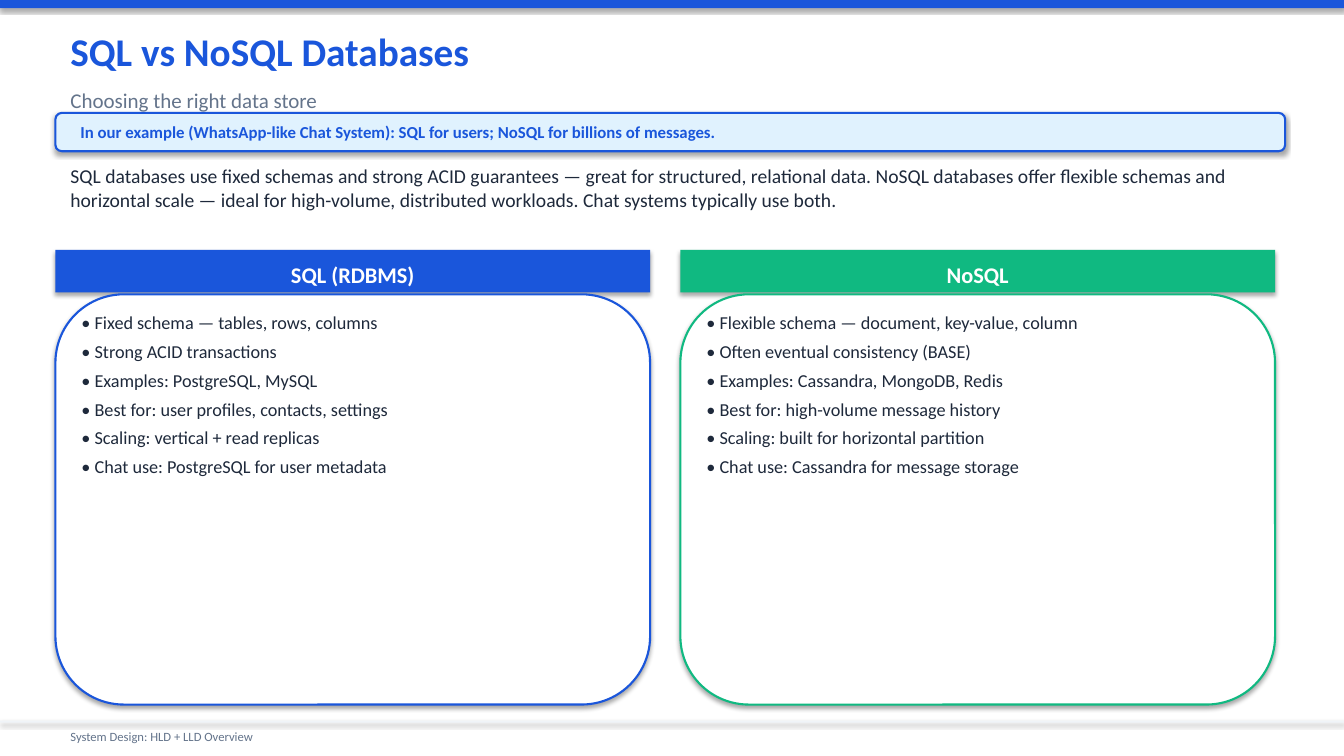
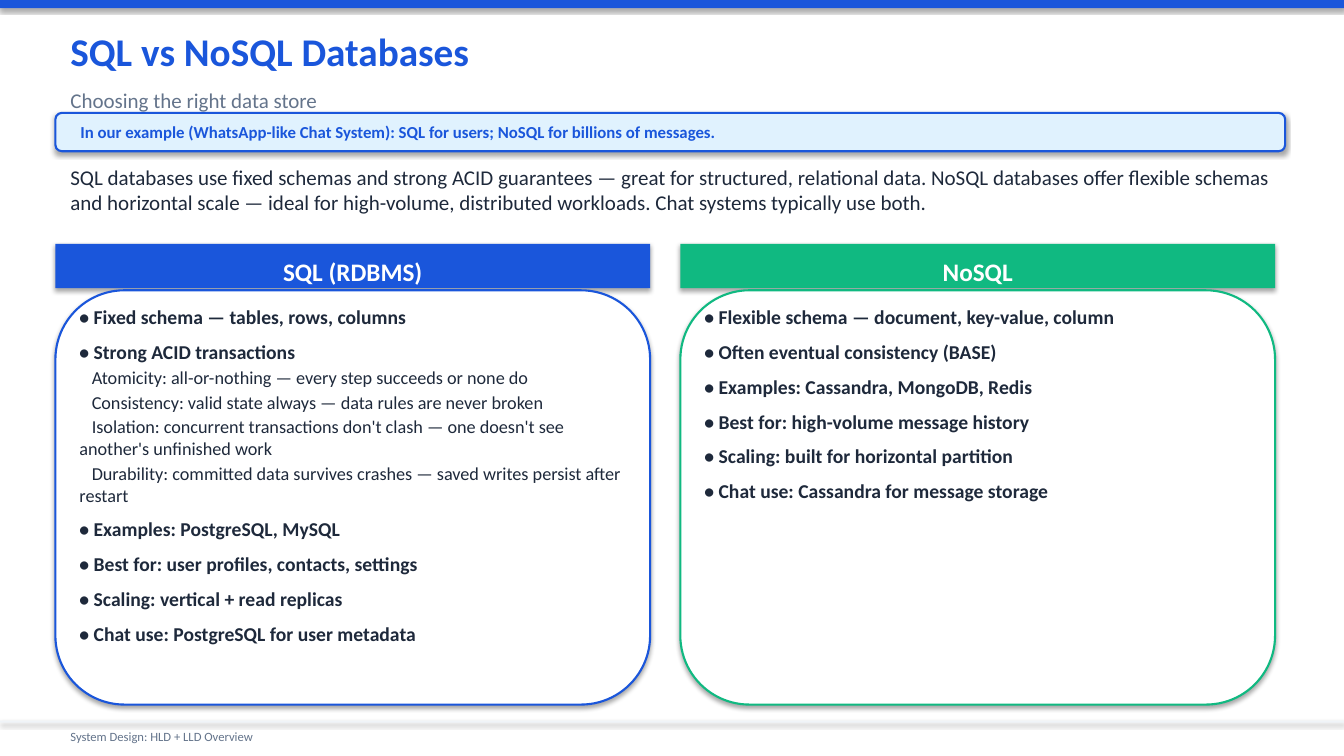
Before and after one commit to sniper1611/mainwebsite, a slide deck: slide 15 of System_Design_Presentation.pptx (slide 13 before the commit). Drawn at 1344x756 pixels with LibreOffice and Linux fonts; fonts in the diff are those of the drawing. Boxes give left, top, right and bottom in pixels: in the first picture for what was removed or moved away, otherwise in the second. Text is boxed around its words. In the diff, an @@ line names an element or a change of style, - is before the commit and + after.

```diff
--- a/System_Design_Presentation.pptx
+++ b/System_Design_Presentation.pptx
@@ text "SQL databases use fixed schemas ..." at <box>70,170,1269,214</box>: size 14 to 15 pt @@
@@ text "SQL (RDBMS)" at <box>283,262,423,285</box>: size 16 to 18 pt @@
@@ rectangle: place and size @@
-rectangle at <box>55,250,650,292</box>
+rectangle at <box>55,244,650,288</box>
@@ text "NoSQL" at <box>943,264,1013,285</box>: size 16 to 18 pt @@
@@ rectangle: place and size @@
-rectangle at <box>681,250,1275,292</box>
+rectangle at <box>681,244,1275,288</box>
@@ rounded rectangle: place and size @@
-rounded rectangle at <box>55,294,650,705</box>
+rounded rectangle at <box>55,290,650,705</box>
@@ rounded rectangle: place and size @@
-rounded rectangle at <box>681,294,1275,705</box>
+rounded rectangle at <box>681,290,1275,705</box>
@@ text "• Fixed schema — tables, ...": place and size @@
-text "• Fixed schema — tables, ..." at <box>95,316,388,476</box>
+text "• Fixed schema — tables, ..." at <box>79,310,621,645</box>
@@ text at <box>94,310,418,645</box>: size 13 to 14 pt, bold on in "• Fixed schema — tables, rows, columns", "• Strong ACID transactions", "• Examples: PostgreSQL, MySQL", "• Best for: user profiles, contacts, settings" and 2 more places; more space between paragraphs; less space between paragraphs @@
@@ text "• Flexible schema — document, ..." at <box>719,310,1114,502</box>: size 13 to 14 pt, bold on; more space between paragraphs @@
@@ text at <box>79,371,621,502</box>: paragraphs added @@
+Atomicity: all-or-nothing — every step succeeds or none do
+Consistency: valid state always — data rules are never broken
+Isolation: concurrent transactions don't clash — one doesn't see another's unfinished work
+Durability: committed data survives crashes — saved writes persist after restart
```
Also in this commit, not shown: 53 other slides changed, 5 slides added, 2 slides removed.
